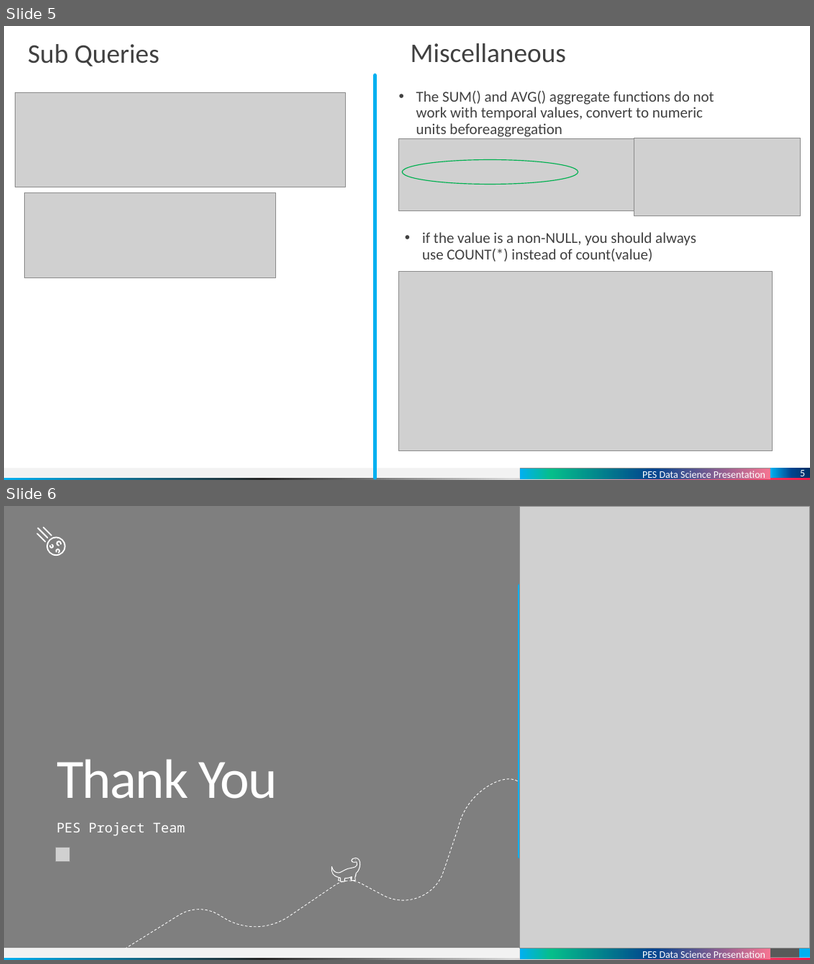
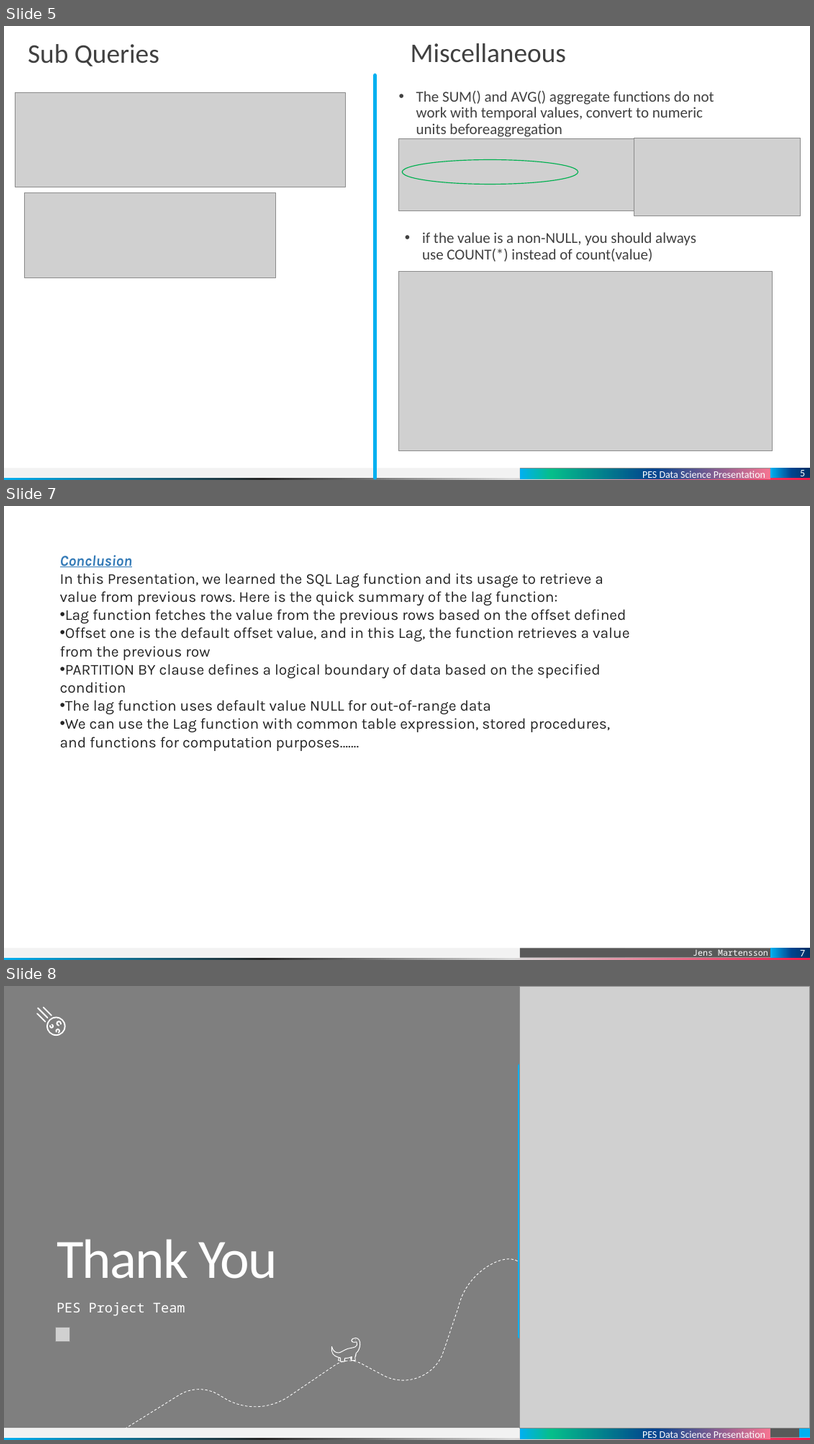
Before and after one commit to dinuthomas/pesmtech, a slide deck: presentation/medicine.pptx. Shown one above the other, each under a label of ours: slides 5 and 6 before the commit, slides 5, 7 and 8 after it; the slides between them are not shown. The pictures are 814x964 and 814x1444 pixels, drawn with LibreOffice and Linux fonts; fonts in the diff are those of the drawing; grey boxes stand for pictures; background and template pictures are left out. Boxes give left, top, right and bottom in pixels: in the first picture for what was removed or moved away, otherwise in the second. Text is boxed around its words. In the diff, an @@ line names an element or a change of style, - is before the commit and + after.

```diff
--- a/presentation/medicine.pptx
+++ b/presentation/medicine.pptx
@@ slide 7 added at (4,506,810,960), background #FFFFFF; not listed: 3 template elements that a slide beside it also shows @@
@@ text added at (60,555,630,751), 18 pt, text #252525 @@
+Conclusion
+In this Presentation, we learned the SQL Lag function and its usage to retrieve a value from previous rows. Here is the quick summary of the lag function:
+• Lag function fetches the value from the previous rows based on the offset defined
+• Offset one is the default offset value, and in this Lag, the function retrieves a value from the previous row
+• PARTITION BY clause defines a logical boundary of data based on the specified condition
+• The lag function uses default value NULL for out-of-range data
+• We can use the Lag function with common table expression, stored procedures, and functions for computation purposes…….
@@ page number added at (771,947,810,957), fill gradient #003065 to #004490 to #00B0F0, 12 pt, text #FFFFFF @@
+7
@@ what was slide 6 is now slide 8 @@
```
Also in this commit, not shown: 1 other slide added, 8 slides removed.
